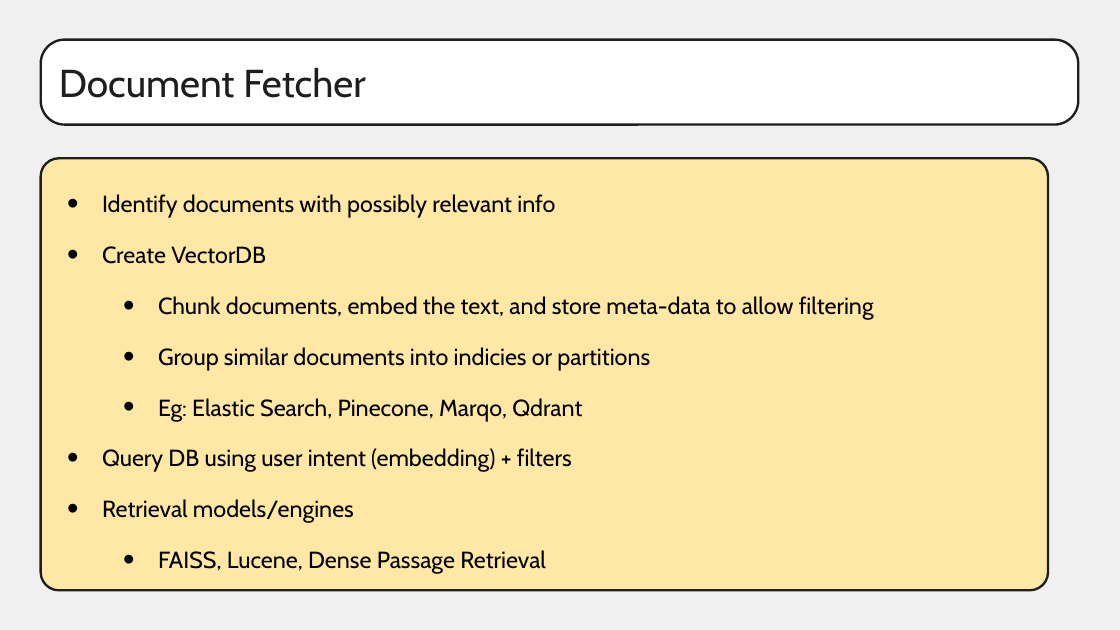
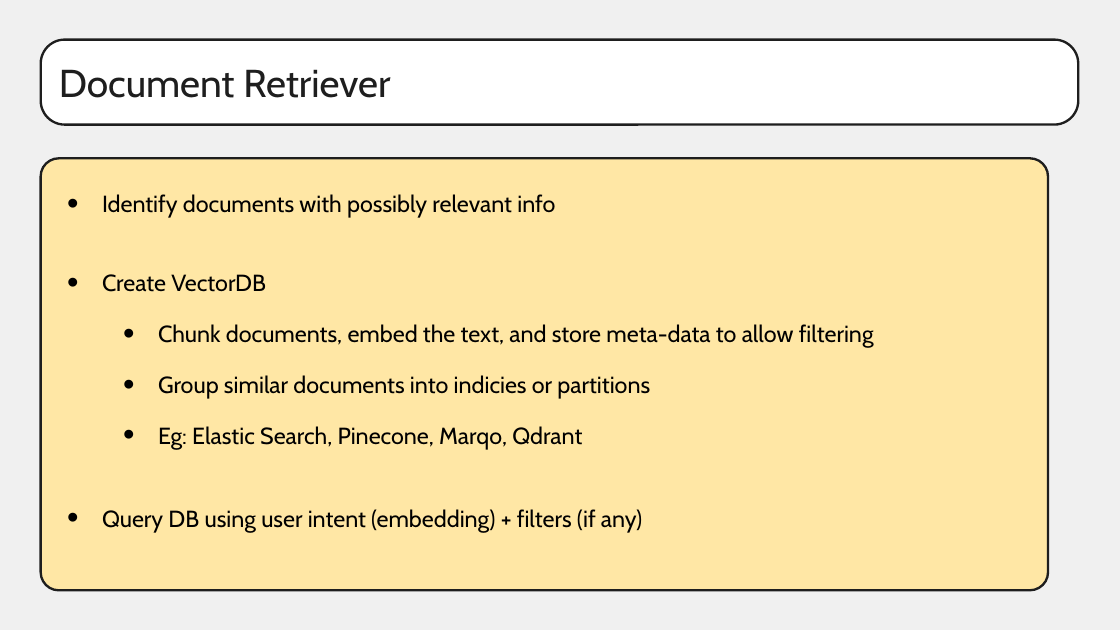
Before and after one commit to ro1406/rag-with-gemini, a slide deck: slide 8 of Intro To RAG.pptx. Drawn at 1120x630 pixels with LibreOffice and Linux fonts; fonts in the diff are those of the drawing. Boxes give left, top, right and bottom in pixels: in the first picture for what was removed or moved away, otherwise in the second. Text is boxed around its words. In the diff, an @@ line names an element or a change of style, - is before the commit and + after.

```diff
--- a/Intro To RAG.pptx
+++ b/Intro To RAG.pptx
@@ text in rounded rectangle at <box>59,69,390,98</box>: text changed @@
-Document Fetcher
+Document Retriever
@@ text at <box>102,509,642,533</box>: text changed @@
-• Query DB using user intent (embedding) + filters
-• Retrieval models/engines
-  • FAISS, Lucene, Dense Passage Retrieval
+• Query DB using user intent (embedding) + filters (if any)
```
Also in this commit, not shown: 11 other slides changed, 2 slides added, 2 slides removed.
